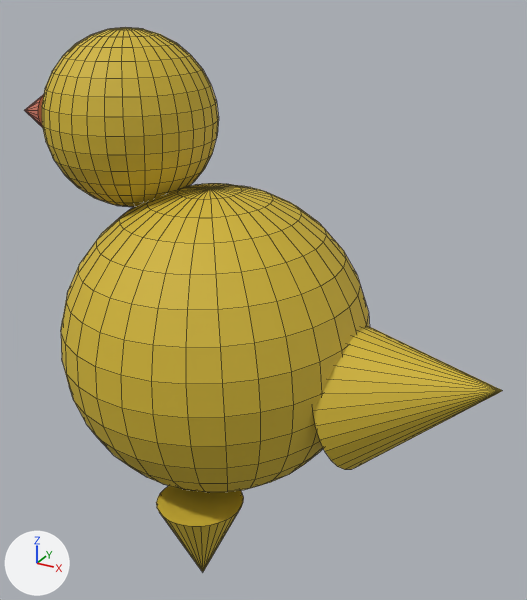
The OBJ model assets/models/Step-by-step/Chicken/Chicken-4.obj: old version first, new version second.
Camera for both pictures: a 50 mm lens placed at (2.74, -4.46, 4.82), pointed at (0.22, 0.13, 2.52). Lighting does not change. The marker at lower left points along +X, +Y and +Z. Mesh edges are drawn as thin lines. Where no turn or scale is listed for an object, it has been applied to the vertices.
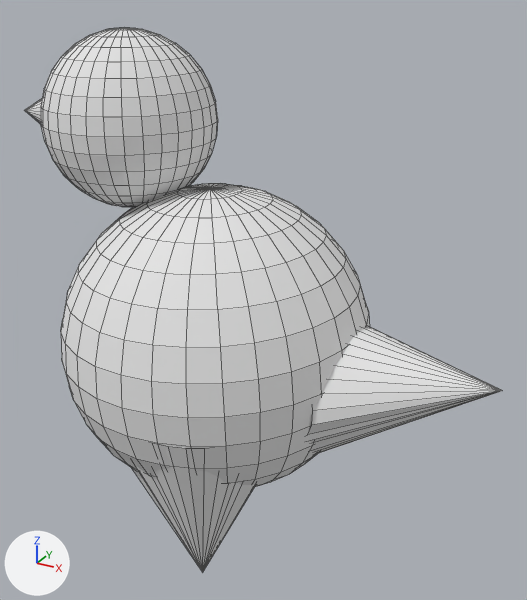
Patch to the scene script:
```diff
--- a/assets/models/Step-by-step/Chicken/Chicken-4.obj.py
+++ b/assets/models/Step-by-step/Chicken/Chicken-4.obj.py
@@ me_cone @@
-me_cone.from_pydata(...)  # 33 vertices, 33 faces; spans x 0.839..2.101, y -0.538..0.606, z 1.423..2.518
-me_cone.vertices[8].co = (1.05, 0.59, 1.841)
-me_cone.vertices[10].co = (1.081, 0.553, 1.739)
-me_cone.vertices[11].co = (1.108, 0.495, 1.647)
-me_cone.vertices[12].co = (1.132, 0.42, 1.567)
-me_cone.vertices[13].co = (1.15, 0.33, 1.502)
-me_cone.vertices[20].co = (1.113, -0.389, 1.6)  # pixel (337, 466)
-me_cone.vertices[21].co = (1.086, -0.456, 1.685)  # pixel (331, 460)
-me_cone.vertices[22].co = (1.057, -0.504, 1.782)  # pixel (324, 451)
-me_cone.vertices[23].co = (1.025, -0.532, 1.886)  # pixel (319, 440)
-me_cone.vertices[24].co = (0.992, -0.538, 1.993)  # pixel (315, 426)
+me_cone.from_pydata(...)  # 33 vertices, 33 faces; spans x 0.713..2.101, y -0.572..0.606, z 1.423..2.518
+# me_cone part 1
+for i in [*range(14, 20)]: me_cone.vertices[i].co += Vector((-0.344, 0.0, 0.0))
+me_cone.vertices[8].co = (1.014, 0.59, 1.841)
+me_cone.vertices[10].co = (0.941, 0.553, 1.739)
+me_cone.vertices[11].co = (0.907, 0.495, 1.647)
+me_cone.vertices[12].co = (0.965, 0.509, 1.624)
+me_cone.vertices[13].co = (0.811, 0.328, 1.502)
+me_cone.vertices[20].co = (0.769, -0.436, 1.6)
+me_cone.vertices[21].co = (0.743, -0.499, 1.685)
+me_cone.vertices[22].co = (0.713, -0.572, 1.727)
+me_cone.vertices[23].co = (0.918, -0.499, 1.876)  # pixel (307, 434)
+me_cone.vertices[24].co = (0.962, -0.538, 1.993)  # pixel (311, 425)
+# me_cone part 2: 33 faces spanning x 0.713..2.101, y -0.572..0.606, z 1.423..2.518 switch from mat_material_001 (yellow #d1b532) to mat_material_032 (white #e7e7e7)
@@ me_sphere @@
 me_sphere.from_pydata(...)  # 482 vertices, 512 faces; spans x -1.36..1.09, y -1.22..1.22, z 0.96..3.4
+# me_sphere part 3: 512 faces spanning x -1.36..1.09, y -1.22..1.22, z 0.96..3.4 switch from mat_material_001 (yellow #d1b532) to mat_material_032 (white #e7e7e7)
@@ me_sphere_001 @@
-me_sphere_001.from_pydata(...)  # 482 vertices, 512 faces; spans x -1.547..-0.219, y -0.628..0.7, z 3.172..4.499
-me_sphere_001.materials.append(mat_material_001)  # yellow #d1b532
+me_sphere_001.from_pydata(...)  # 482 vertices, 512 faces; spans x -1.547..-0.219, y -0.638..0.689, z 3.172..4.499
+# me_sphere_001 part 4: 482 vertices removed from x -1.547..-0.219, y -0.628..0.7, z 3.172..4.499; 482 vertices added at x -1.547..-0.219, y -0.638..0.689, z 3.172..4.499, forming a UV sphere (32 segments, 16 rings, poles along z)
+me_sphere_001.materials.append(mat_material_032)  # white #e7e7e7
@@ ob_cone_001 @@
-ob_cone_001 = bpy.data.objects.new('Cone.001', me_cone_001)
@@ ob_cone_003 @@
-ob_cone_003 = bpy.data.objects.new('Cone.003', me_cone_003)
@@ ob_cone_034 @@
+ob_cone_034 = bpy.data.objects.new('Cone.034', me_cone_034)  # 33 vertices, 33 faces; spans x -0.58..0.69, y -1.17..0.02, z 0.39..1.94; in mat_material_032 (white #e7e7e7)
+ob_cone_034.location = (0.0, 0.0, 0.0)
@@ ob_cone_033 @@
+ob_cone_033 = bpy.data.objects.new('Cone.033', me_cone_033)  # 33 vertices, 33 faces; spans x -1.983..-1.418, y -0.259..0.245, z 3.587..4.091; in mat_material_031 (white #e7e7e7)
+ob_cone_033.location = (0.0, 0.0, 0.0)
```

Changed parts and their boxes [x1, y1, x2, y2] in the pictures (527 x 600 px; the box of a moved part takes in the faces that stretch with it):
'Sphere.001', reshaped
    before: [42, 27, 219, 207]
    after: [41, 28, 218, 207]
'Cone', reshaped
    before: [313, 326, 503, 470]
    after: [308, 326, 503, 453]
'Cone.034', added
    after: [132, 446, 255, 572]
'Cone.001', deleted (yellow)
    before: [156, 486, 244, 572]
'Cone.003', deleted
    before: [24, 94, 44, 128]
'Cone.033', added
    after: [24, 98, 42, 124]
part 1 of me_cone, moved or reshaped
    before: [313, 391, 501, 470]
    after: [308, 391, 501, 453]
part 2 of me_cone, recoloured (yellow to white)
    both: [313, 326, 503, 411]
part 3 of me_sphere, recoloured (yellow to white)
    both: [61, 183, 370, 487]
